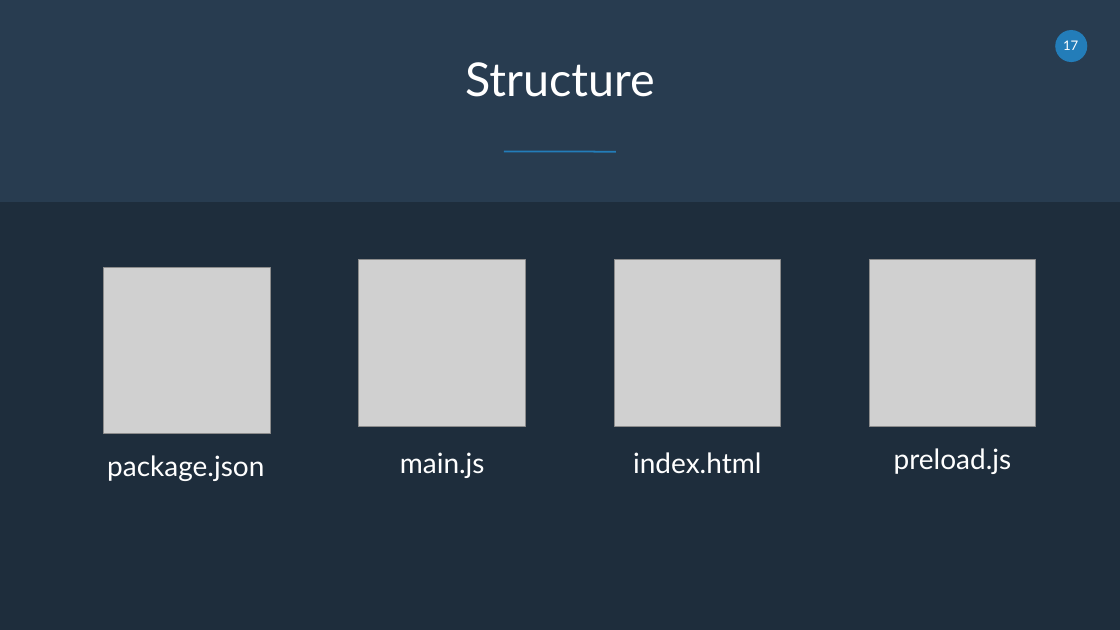
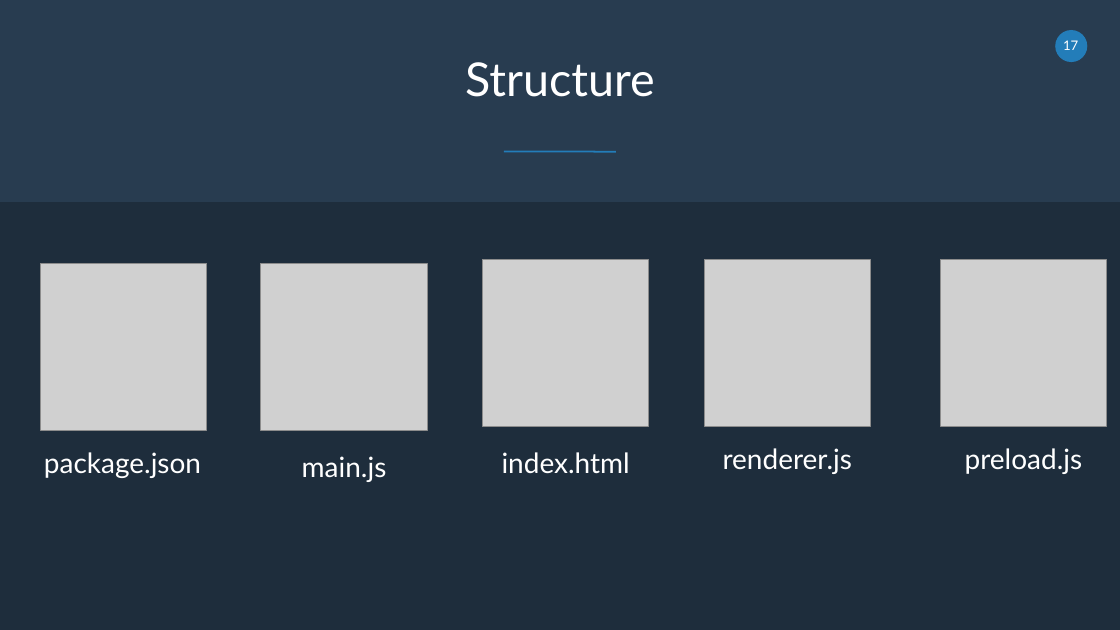
Before and after one commit to cwoodruff/electron_demos, a slide deck: slide 17 of Electron Desktop Development for Web Developers.pptx. Drawn at 1120x630 pixels with LibreOffice and Linux fonts; fonts in the diff are those of the drawing; grey boxes stand for pictures. Boxes give left, top, right and bottom in pixels: in the first picture for what was removed or moved away, otherwise in the second. Text is boxed around its words. In the diff, an @@ line names an element or a change of style, - is before the commit and + after.

```diff
--- a/Electron Desktop Development for Web Developers.pptx
+++ b/Electron Desktop Development for Web Developers.pptx
@@ picture: place and size @@
-picture at box(104, 267, 271, 434)
+picture at box(40, 264, 207, 430)
@@ picture: place and size @@
-picture at box(359, 260, 525, 426)
+picture at box(260, 264, 427, 430)
@@ picture: place and size @@
-picture at box(614, 260, 781, 426)
+picture at box(482, 260, 649, 426)
@@ picture: place and size @@
-picture at box(870, 260, 1036, 426)
+picture at box(704, 260, 870, 426)
@@ picture added at box(940, 260, 1107, 426) @@
@@ text "package.json": place and size @@
-text "package.json" at box(107, 455, 264, 481)
+text "package.json" at box(44, 452, 201, 478)
@@ text "main.js": place and size @@
-text "main.js" at box(400, 452, 485, 478)
+text "main.js" at box(302, 456, 387, 482)
@@ text "index.html": place and size @@
-text "index.html" at box(633, 452, 761, 473)
+text "index.html" at box(502, 452, 630, 474)
@@ text added at box(723, 448, 852, 474), 24 pt, text #FFFFFF @@
+renderer.js
@@ text "preload.js": place and size @@
-text "preload.js" at box(894, 448, 1012, 474)
+text "preload.js" at box(965, 448, 1083, 474)
```
Also in this commit, not shown: 1 other slide changed.
